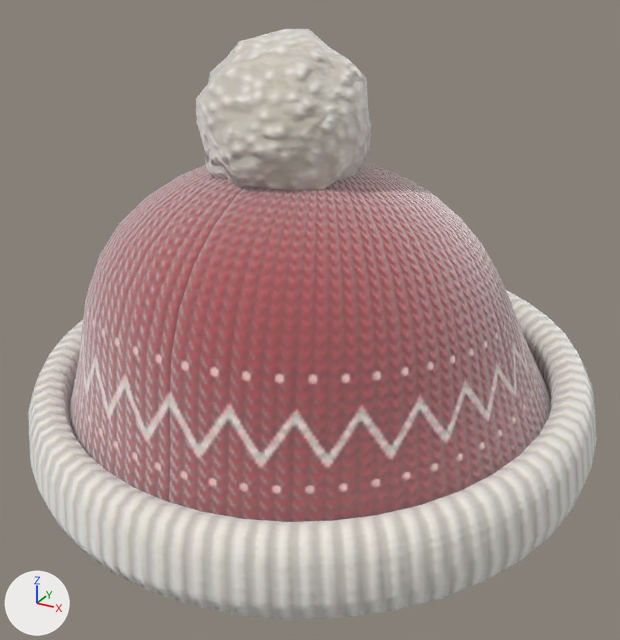
The glTF model src/assets/models/hats/beanie.glb, before and after one commit.
One viewpoint serves both versions: a 50 mm lens placed at (0.465, -0.844, 0.444), pointed at (0.016, -0.029, 0.036). Arrows for +X, +Y and +Z are at lower left; the lights stay in place. The picture after the commit comes second. Where no turn or scale is listed for an object, it has been applied to the vertices.

Objects in the first picture: 'Hat', 'jiggle_pom'.
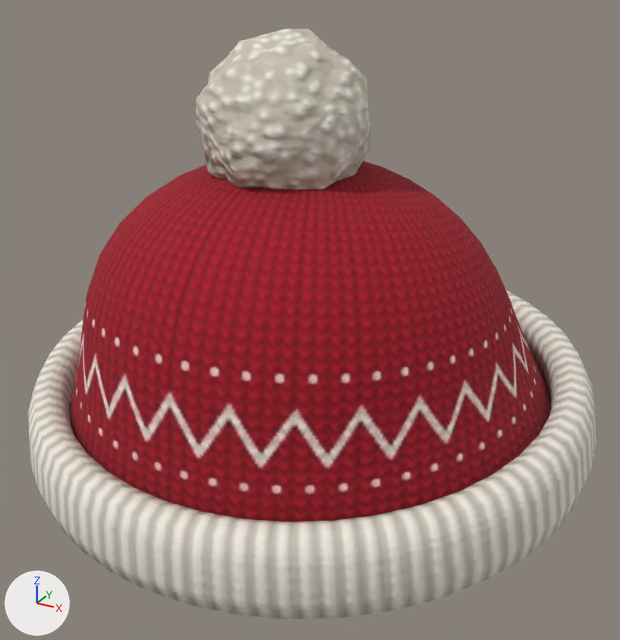
Edits to the bpy script that builds the scene:
```text
Change mat_hat_beanie:
    where n0 = _N.new('ShaderNodeBsdfPrincipled'); n0.name = 'Principled BSDF'
    remove n0.inputs[24].default_value = 1.0  # 'Sheen Weight'
    remove n0.inputs[25].default_value = 0.7  # 'Sheen Roughness'
```

Location of each change, [x1, y1, x2, y2] in pixels of the pictures (620 x 640 px):
'Hat', surface changed (brown to red): [29, 161, 596, 619] in both
'jiggle_pom', surface changed: [196, 29, 372, 190] in both
